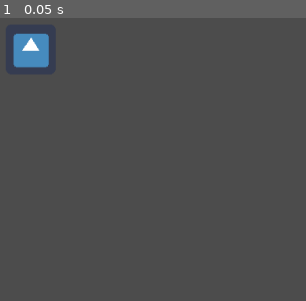
Above: before the commit, frame 1.
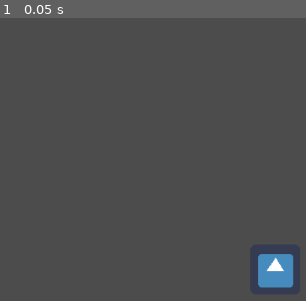
Above: after the commit, the same moment.

Repository: FriendlyFrog/EggToo
Game: Godot game, scene res://battleScreen.tscn
Same seed, same stepped clock (60 frames per second), same inputs: the game is played once before the commit and once after it. The project has no main scene, so this scene is started directly. The engine's default icon, where the game draws it, is replaced by a stand-in: a white triangle on a blue panel in a dark square.
Inputs:
- Up to frame 1 (0.05 s): no input

The runs differ from the first frame. In frame 1, 2.8% of the frame differs, in the area x 4-97%, y 5-96%.

Commit message:
edited settings for 2d

Diff:
--- a/battleScreen.tscn
+++ b/battleScreen.tscn
@@ -4,5 +4,5 @@
 
 [node name="icon" type="Sprite" index="0"]
 
-position = Vector2( 175.006, 83.7461 )
+position = Vector2( 488.079, 366.126 )
 texture = ExtResource( 1 )
--- a/project.godot
+++ b/project.godot
@@ -15,4 +15,5 @@
 
 [rendering]
 
+quality/intended_usage/framebuffer_allocation.mobile=0
 environment/default_environment="res://default_env.tres"
